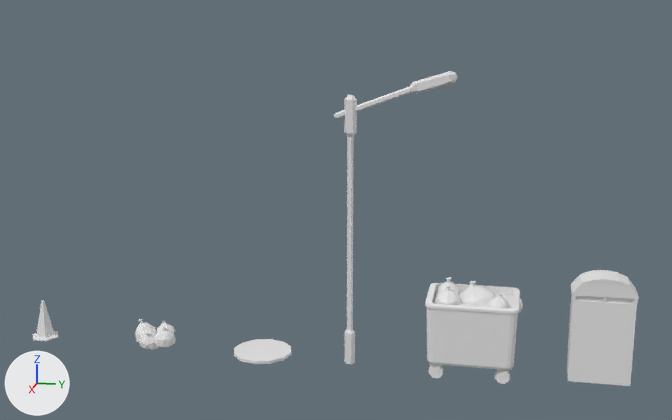
The Blender file LD46-DiscoViking/ld-46/Assets/Meshs/street_props_1.blend: old version first, new version second.
The view is the same before and after, from a 50 mm lens placed at (28.6, 1.2, 11.2), pointed at (-0.1, -4.5, 4.0). Lighting does not change. The marker at lower left points along +X, +Y and +Z.

Names of what the first picture shows: 'Garbage', 'GarbageBin', 'MailBox', 'ManHoleCover', 'StreetLamp', 'TrafficCone'.
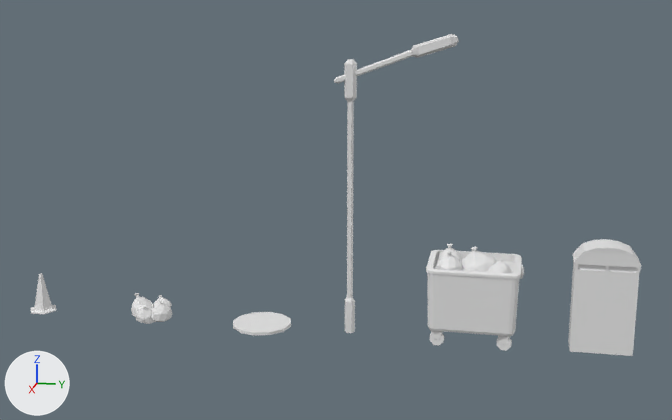
The edits, one by one:
me_cube_001 has 413 vertices, 421 faces and spans x -0.94..0.94, y -1.51..1.55, z -1.15..1.9.
me_cube_001 is used by ob_garbagebin; location (0.0, 0.0, 0.0).
me_cube_001 part 1: the whole mesh is moved by (0.0, 0.0, 1.13).
me_cylinder_001 has 84 vertices, 76 faces and spans x -0.34..0.34, y -0.53..3.29, z -1.16..8.56.
me_cylinder_001 is used by ob_streetlamp; location (0.0, -4.0, 0.0).
me_cylinder_001 part 2: the whole mesh is moved by (0.0, 0.0, 1.1).
me_cylinder_003 has 24 vertices, 20 faces and spans x -0.428..0.428, y -0.494..0.494, z -0.583..0.746.
me_cylinder_003 is used by ob_trafficcone; location (0.0, -15.0, -0.5).
me_cylinder_003 part 3: the whole mesh is moved by (0.0, 0.0, 0.583).
me_cube_004 has 46 vertices, 43 faces and spans x -0.47..0.47, y -0.99..0.99, z -1.03..2.41.
me_cube_004 is used by ob_mailbox; location (0.0, 4.0, 0.0).
me_cube_004 part 4: the whole mesh is moved by (0.0, 0.0, 1.0).
Object 'ManHoleCover' (ob_manholecover) moves from (0.0, -7.0, -1.0) to (0.0, -7.0, 0.0).
Object 'Garbage' (ob_garbage) moves from (0.0, -11.0, -1.0) to (0.0, -11.0, -0.02).
Object 'TrafficCone' (ob_trafficcone) moves from (0.0, -15.0, -0.5) to (0.0, -15.0, -0.08).

Boxes [x1, y1, x2, y2] around the edits, measured in the pictures (672 x 420 px):
'GarbageBin', mesh moved: before [425, 277, 523, 384]; after [426, 243, 524, 351]
'MailBox', mesh moved: before [567, 270, 639, 386]; after [568, 239, 641, 356]
'StreetLamp', mesh moved: before [334, 71, 457, 364]; after [334, 34, 459, 333]
'ManHoleCover', moved: before [234, 339, 291, 364]; after [233, 312, 291, 335]
'Garbage', moved: before [135, 319, 176, 350]; after [131, 293, 173, 324]
'TrafficCone', moved: before [33, 300, 58, 341]; after [31, 273, 56, 314]
